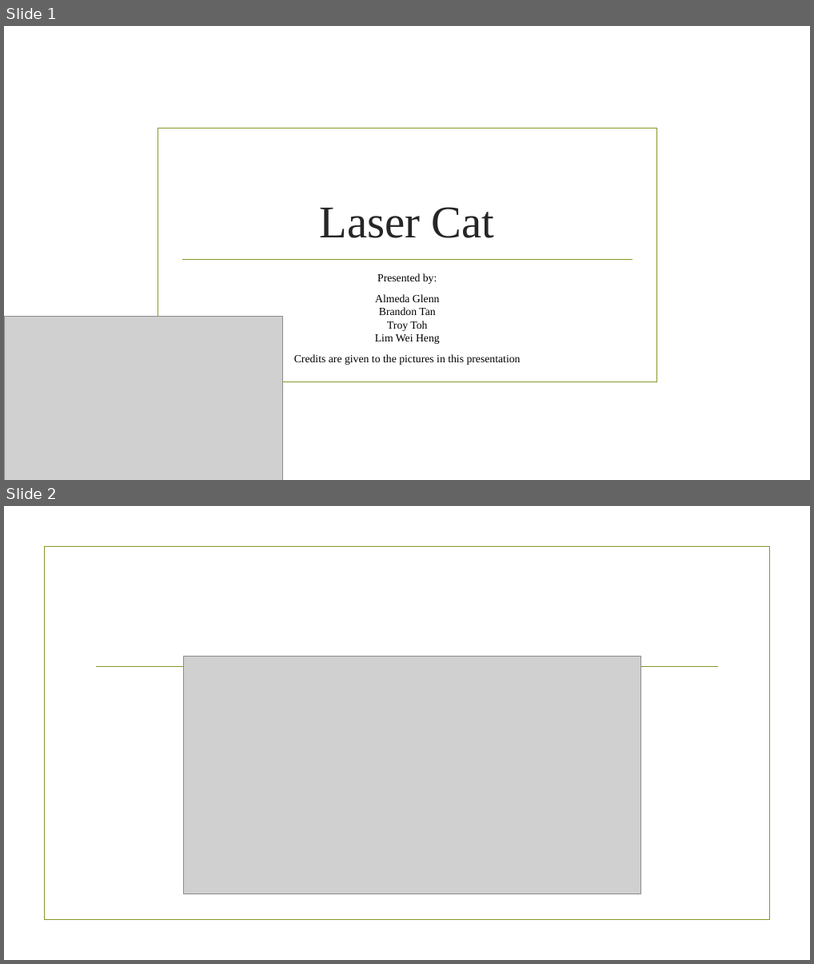
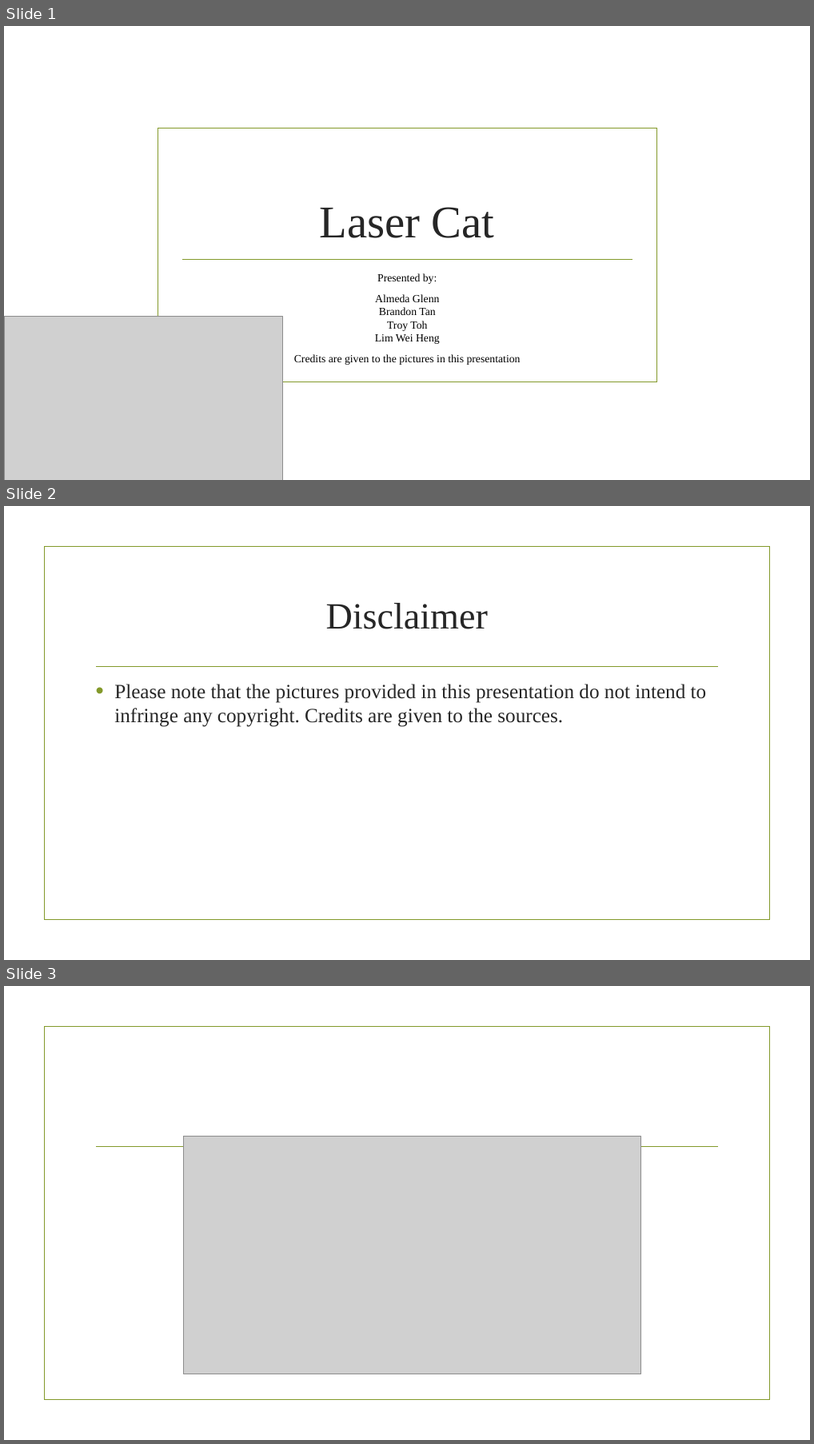
Before and after one commit to Glenn-Pao/StudioPStuff, a slide deck: Laser Cat (concept paper).pptx. Shown one above the other, each under a label of ours: slides 1 and 2 before the commit, slides 1, 2 and 3 after it. The pictures are 814x964 and 814x1444 pixels, drawn with LibreOffice and Linux fonts; fonts in the diff are those of the drawing; grey boxes stand for pictures; background and template pictures are left out. Boxes give left, top, right and bottom in pixels: in the first picture for what was removed or moved away, otherwise in the second. Text is boxed around its words. In the diff, an @@ line names an element or a change of style, - is before the commit and + after.

```diff
--- a/Laser Cat (concept paper).pptx
+++ b/Laser Cat (concept paper).pptx
@@ slide 2 added at <box>4,506,810,960</box>, background picture (left out); not listed: 2 template elements that a slide beside it also shows @@
@@ title added at <box>326,603,488,629</box>, 44 pt, text #262626 @@
+Disclaimer
@@ text added at <box>114,684,707,727</box>, 24 pt, text #262626 @@
+• Please note that the pictures provided in this presentation do not intend to infringe any copyright. Credits are given to the sources.
@@ what was slide 2 is now slide 3 @@
```
Also in this commit, not shown: 41 other files.
